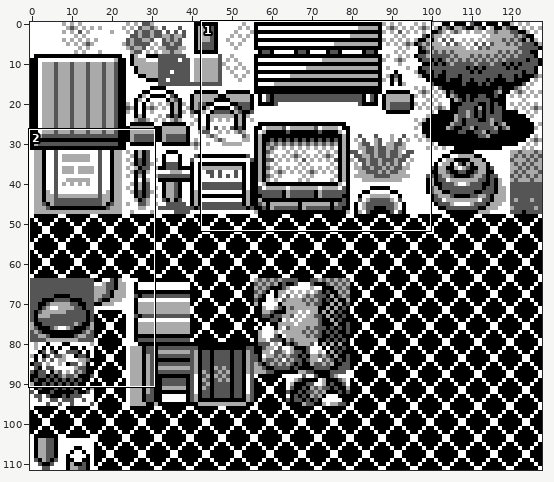
A sprite sheet gets an edit: gfx/tilesets/park.png. Above, an overview of the earlier version with the close-up marked.
Close-up. The starting point:
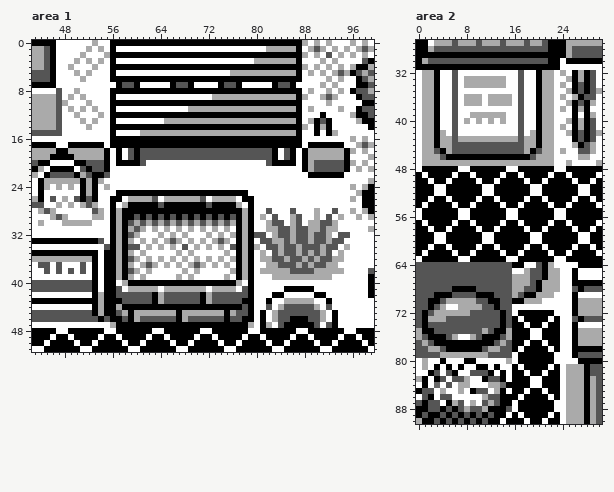
The file is 128x112 pixels. Shown: area 1: x 43..99, y 0..51; area 2: x 0..30, y 27..90.
The result:
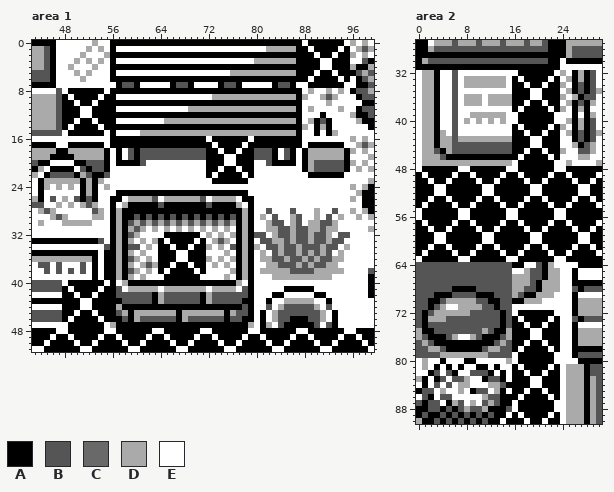
Palette (. is transparent): A #000000  B #555555  C #696969  D #aaaaaa  E #ffffff
Changes in this commit:
--- area 1
@@ x 43..99 @@
- 0 AAAAEEEEEEDEEAAAAAAAAAAAAAAAAAAAAAAAAAAAAAAAADEDEDEEEDEDE
- 1 DDBAEEEEEDEDEAEEEEEEEEEEEEEEEEEEEEEEEEEDDDDDAEDBDEDEDEDBD
- 2 DDBAEEEEDEEEDAAAAAAAAAAAAAAAAAAAAAAAAAAAAAAAADEDEBEDEDEDE
- 3 DDBAEEEDEDEDEAEEEEEEEEEEEEEEEEEEEEEEEDDDDDDDAEEEDEDEEEEBA
- 4 DDBAEEDEEEDEEAAAAAAAAAAAAAAAAAAAAAAAAAAAAAAAADEDEDEDEDAAD
- 5 BBBAEEEDEDEEEAEEEEEEEEEEEEEEEEEEEDDDDDDDDDDDAEDEDEDBDABDB
- 6 BBBAEEEEDEEEEAAAAAAAAAAAAAAAAAAAAAAAAAAAAAAAAEEEEDEDEEABD
- 7 AAAAEEEEEEEEEEABBAEEEEEABBAEEEEABBAEEEEEABBAEEEEDEDEEEAAB
- 8 EEEEBEEDEEEEEAAAAAAAAAAAAAAAAAAAAAAAAAAAAAAAAEDEEDEDEABBD
- 9 DDDDBEDEDEEEEAEEEEEEEEEEEEEEEEDDDDDDDDDDDDDDADEEDBDEEEABB
-10 DDDDBDEEEDEEEAAAAAAAAAAAAAAAAAAAAAAAAAAAAAAAAEEEEDEEEEEAA
-11 DDDDBEDEDEDEEAEEEEEEEEEEEEDDDDDDDDDDDDDDDDDDAEDEEEEDEEABB
-12 DDDDBEEDEEEDEAAAAAAAAAAAAAAAAAAAAAAAAAAAAAAAAEEEAEEEEDAAB
-13 DDDDBEEEDEDEEAEEEEEEEEDDDDDDDDDDDDDDDDDDDDDDAEDABAEEEEDAA
-14 DDDDBEEEEDEEEAAAAAAAAAAAAAAAAAAAAAAAAAAAAAAAADEADAEEEEEEA
-15 BBBBBEEEEEEEEAEEEEDDDDDDDDDDDDDDDDDDDDDDDDDDAEEAEADEEEEEE
-16 EEEEEEEEEEEEEAAAAAAAAAAAAAAAAAAAAAAAAAAAAAAAAEEEEEEEEDEDE
-17 AAAAEEAAAAAAEAAAAAAAAAAAAAAAAAAAAAAAAAAAAAAAAEAAAAAAEEDBD
-18 DDDDAADDDDDDAEAEBABBBBBBBBBBBBBBBBBBBBBBAEBAEADDDDDDADEDE
-19 DDDAAAADDDDDAEAEBABBBBBBBBBBBBBBBBBBBBBBAEBAEADDDDDDAEEED
-20 BAAEEEEAABBBAEAAAABEEEEEEEEEEEEEEEEEEEEBAAAAEADBBBBBADEDE
-21 ADEAAAAEBABBAEEEEEEEEEEEEEEEEEEEEEEEEEEEEEEEEADBBBBBAEDED
-22 DEABBBBADBAABEEEEEEEEEEEEEEEEEEEEEEEEEEEEEEEEEAAAAAAEEEEE
-23 EADDDDDDADADEEEEEEEEEEEEEEEEEEEEEEEEEEEEEEEEEEEEEEEEEEEED
+ 0 AAAAEEEEEEDEEAAAAAAAAAAAAAAAAAAAAAAAAAAAAAAAAEAAAAAAEDEDE
+ 1 DDBAEEEEEDEDEAEEEEEEEEEEEEEEEEEEEEEEEEEDDDDDAAEAAAAEAEDBD
+ 2 DDBAEEEEDEEEDAAAAAAAAAAAAAAAAAAAAAAAAAAAAAAAAAAEAAEAADEDE
+ 3 DDBAEEEDEDEDEAEEEEEEEEEEEEEEEEEEEEEEEDDDDDDDAAAAEEAAAEEBA
+ 4 DDBAEEDEEEDEEAAAAAAAAAAAAAAAAAAAAAAAAAAAAAAAAAAAEEAAADAAD
+ 5 BBBAEEEDEDEEEAEEEEEEEEEEEEEEEEEEEDDDDDDDDDDDAAAEAAEAAABDB
+ 6 BBBAEEEEDEEEEAAAAAAAAAAAAAAAAAAAAAAAAAAAAAAAAAEAAAAEAEABD
+ 7 AAAAEEEEEEEEEEABBAEEEEEABBAEEEEABBAEEEEEABBAEEAAAAAAEEAAB
+ 8 EEEEBEAAAAAAEAAAAAAAAAAAAAAAAAAAAAAAAAAAAAAAAEDEEDEDEABBD
+ 9 DDDDBAEAAAAEAAEEEEEEEEEEEEEEEEDDDDDDDDDDDDDDADEEDBDEEEABB
+10 DDDDBAAEAAEAAAAAAAAAAAAAAAAAAAAAAAAAAAAAAAAAAEEEEDEEEEEAA
+11 DDDDBAAAEEAAAAEEEEEEEEEEEEDDDDDDDDDDDDDDDDDDAEDEEEEDEEABB
+12 DDDDBAAAEEAAAAAAAAAAAAAAAAAAAAAAAAAAAAAAAAAAAEEEAEEEEDAAB
+13 DDDDBAAEAAEAAAEEEEEEEEDDDDDDDDDDDDDDDDDDDDDDAEDABAEEEEDAA
+14 DDDDBAEAAAAEAAAAAAAAAAAAAAAAAAAAAAAAAAAAAAAAADEADAEEEEEEA
+15 BBBBBEAAAAAAEAEEEEDDDDDDDDDDDDDDDDDDDDDDDDDDAEEAEADEEEEEE
+16 EEEEEEEEEEEEEAAAAAAAAAAAAAAAAEAAAAAAEAAAAAAAAEEEEEEEEDEDE
+17 AAAAEEAAAAAAEAAAAAAAAAAAAAAAAAEAAAAEAAAAAAAAAEAAAAAAEEDBD
+18 DDDDAADDDDDDAEAEBABBBBBBBBBBBAAEAAEAABBBAEBAEADDDDDDADEDE
+19 DDDAAAADDDDDAEAEBABBBBBBBBBBBAAAEEAAABBBAEBAEADDDDDDAEEED
+20 BAAEEEEAABBBAEAAAABEEEEEEEEEEAAAEEAAAEEBAAAAEADBBBBBADEDE
+21 ADEAAAAEBABBAEEEEEEEEEEEEEEEEAAEAAEAAEEEEEEEEADBBBBBAEDED
+22 DEABBBBADBAABEEEEEEEEEEEEEEEEAEAAAAEAEEEEEEEEEAAAAAAEEEEE
+23 EADDDDDDADADEEEEEEEEEEEEEEEEEEAAAAAAEEEEEEEEEEEEEEEEEEEED
 24 EADEDEDEADAEDEEEEEEEEEEEEEEEEEEEEEEEEEEEEEEEEEEEEEEEEDEDA
@@ x 46..73 @@
 31 EEEEEEEEEEADADBDEDEDEDEDEDED
-32 EEEEEEEEEEADABDEEEDEDEDEEEDE
-33 AAAAAAAABEADADEDEDEDBDEDEDED
-34 EEEEEEEEEBADABBEDEDEDEBEDEDE
-35 AAAAAAAAEAADADEDEEEEEDEDEEEE
-36 DDDDDDDAEAADABDEDEDEDEDEDEDE
-37 EBEEEBEAEAADADEDBDEDEDEDBDED
-38 EBEBEBEAEAADABDEDEEEEEDEDEEE
-39 EEEEEEEAEAADADEDEEEEEDEDEEEE
-40 BBBBBBBAEAAEDAAAAAAAAAAAAAAA
-41 BBBBBBBAEAABEDDDDDEDDDDDDDED
-42 EEEEEEEADAABBBBBBADBBBBBBADB
-43 AAAAAAAADAAABBBBBADBBBBBBADB
-44 EEEEEEEADAADAAAAAAAAAAAAAAAA
-45 BBBBBBBADAABDADDDDDDDADDDDDD
-46 BBBBBBBBABAABADBBBBBBADBBBBB
-47 EEEEEEEEEEDAAAAAAAAAAAAAAAAA
+32 EEEEEEEEEEADABDEEEEAAAAAAEDE
+33 AAAAAAAABEADADEDEDAEAAAAEAED
+34 EEEEEEEEEBADABBEDEAAEAAEAADE
+35 AAAAAAAAEAADADEDEEAAAEEAAAEE
+36 DDDDDDDAEAADABDEDEAAAEEAAADE
+37 EBEEEBEAEAADADEDBDAAEAAEAAED
+38 EBEBEBEAEAADABDEDEAEAAAAEAEE
+39 EEEEEEEAEAADADEDEEEAAAAAAEEE
+40 BBEAAAAAAEAEDAAAAAAAAAAAAAAA
+41 BBAEAAAAEAABEDDDDDEDDDDDDDED
+42 EEAAEAAEAAABBBBBBADBBBBBBADB
+43 AAAAAEEAAAAABBBBBADBBBBBBADB
+44 EEAAAEEAAAADAAAAAAAAAAAAAAAA
+45 BBAAEAAEAAABDADDDDDDDADDDDDD
+46 BBAEAAAAEAAABADBBBBBBADBBBBB
+47 EEEAAAAAAEDAAAAAAAAAAAAAAAAA
 48 AEEAAAAAAEEAAAAAAEEAAAAAAEEA
--- area 2
@@ x 14..25 @@
 31 AAAAAAAAAAEE
-32 EEEBEEADDEDE
-33 DEEBEEADDEED
-34 DEEBEEADDEDE
-35 EEEBEEADDEED
-36 DDEBEEADDEDE
-37 DDEBEEADDEED
-38 EEEBEEADDEDE
-39 DEEBEEADDEEE
-40 DEEBEEADDEED
-41 EEEBEEADDEDE
-42 EEEBEDADDEED
-43 DDDBDDADDEEE
-44 BBBBDDADDEEE
-45 BBBBDABDDEDE
-46 AAAAABDDDEEE
-47 DDDDDDDDDEED
+32 EEEAAAAAAEDE
+33 DEAEAAAAEAED
+34 DEAAEAAEAADE
+35 EEAAAEEAAAED
+36 DDAAAEEAAADE
+37 DDAAEAAEAAED
+38 EEAEAAAAEADE
+39 DEEAAAAAAEEE
+40 DEEAAAAAAEED
+41 EEAEAAAAEADE
+42 EEAAEAAEAAED
+43 DDAAAEEAAAEE
+44 BBAAAEEAAAEE
+45 BBAAEAAEAADE
+46 AAAEAAAAEAEE
+47 DDEAAAAAAEED
 48 AEEAAAAAAEEA
@@ x 1..16 @@
 83 AEABEBBDEEABBAEA
-84 AECEBEDDEEEDDCAA
+84 AEBEBEDDEEEDDBAA
 85 BBEDEEDEABBEDAEA
Boxes around the changes in both close-ups, in picture pixels (x1, y1, x2, y2):
changed: (302, 40, 350, 88)
changed: (62, 88, 110, 136)
changed: (206, 136, 254, 184)
changed: (158, 232, 206, 280)
changed: (62, 280, 110, 328)
changed: (512, 70, 560, 166)
changed: (434, 382, 440, 388)
changed: (500, 382, 506, 388)
